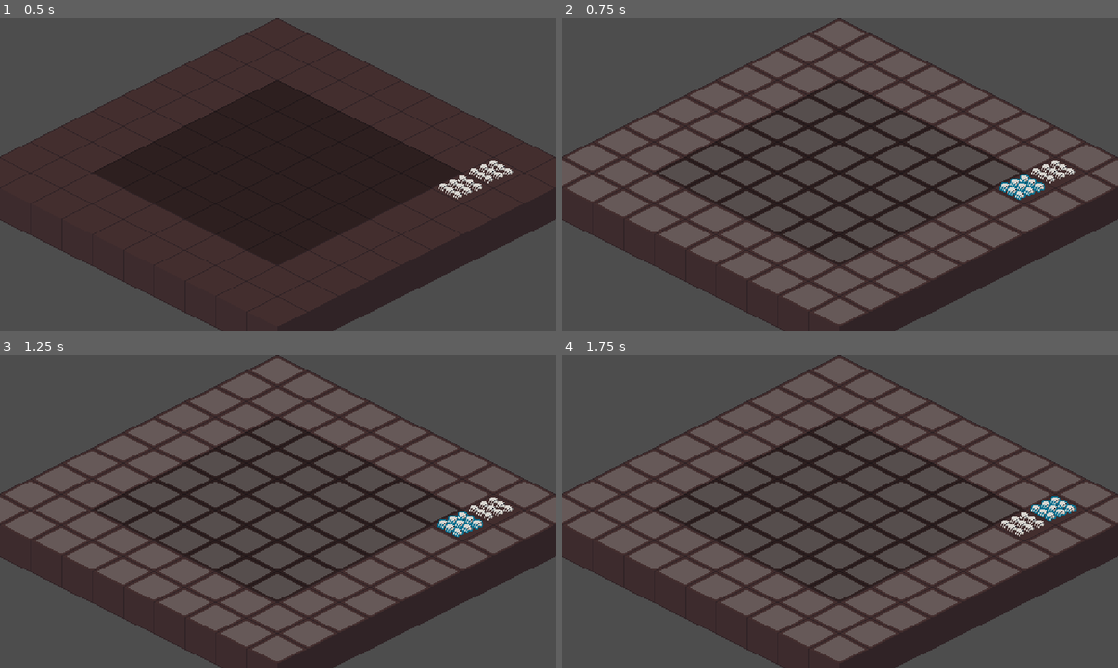
Above: before the commit, frames 1-4 (two rows, left to right).
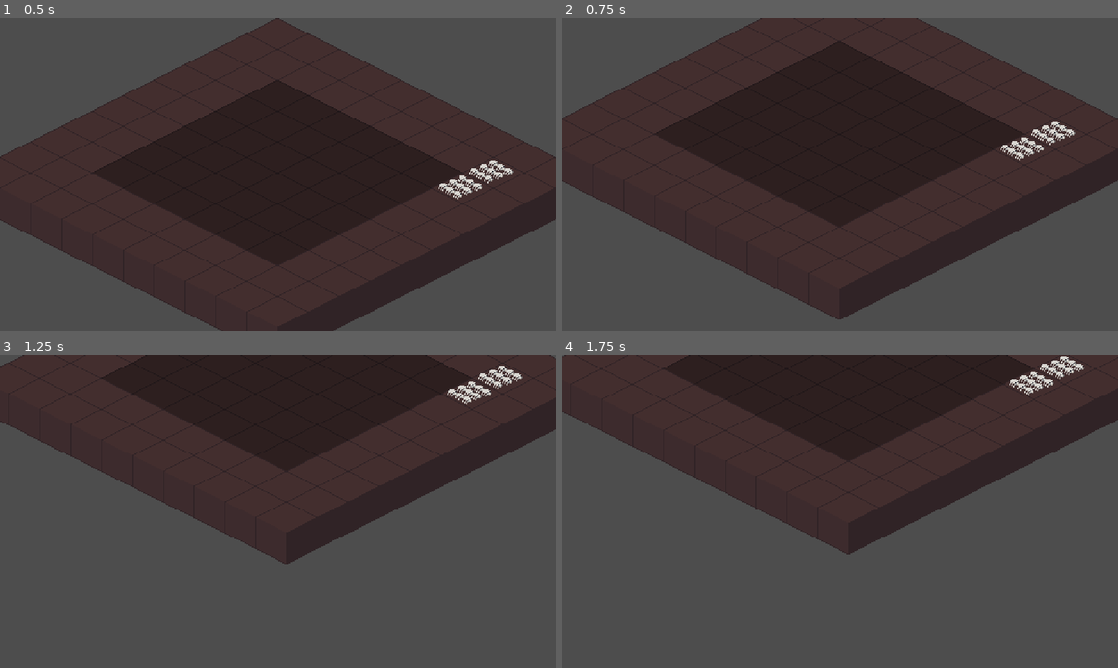
Above: after the commit, the same moments.

Repository: LogCheung/Critterking
Game: Godot game, scene res://World/Scenes/world.tscn
The game is run twice, just before and just after one commit, with the same random seed, the same clock (stepped at 60 frames per second) and the same inputs.
Inputs (mouse positions are in pixels of both pictures, inside the frame that each line leads up to):
- Up to frame 1 (0.5 s): no input
- Up to frame 2 (0.75 s): tap Enter at 0.5 s; move the mouse to (1023, 187) at 0.52 s; hold S (camera_move_down, bound only after the commit) from 0.53 s (still down); click (1023, 187) at 0.67 s
- Up to frame 3 (1.25 s): keep holding S (camera_move_down, bound only after the commit); tap A (camera_move_left, bound only after the commit) at 0.8 s
- Up to frame 4 (1.75 s): move the mouse to (1056, 508) at 1.27 s; release S (camera_move_down, bound only after the commit) at 1.28 s; tap A (camera_move_left, bound only after the commit) at 1.35 s; click (1056, 508) at 1.42 s; tap D (camera_move_right, bound only after the commit) at 1.55 s

Frame 1 is identical in both runs. In frame 2, 60% of the frame differs, in the area x 0-100%, y 0-100%; in frame 3, 71%; in frame 4, 70%.

Commit message:
Camera

Diff:
--- /dev/null
+++ b/minibadkings/World/Scenes/camera_2d.gd
@@ -0,0 +1,38 @@
+extends Camera2D
+
+@export var move_speed: float = 200.0
+@export var zoom_speed: float = 0.125
+@export var min_zoom: float = 1
+@export var max_zoom: float = 3
+@export var boost_speed: float = 2.0
+
+func _process(delta):
+	var velocity = Vector2.ZERO
+	var base_speed = move_speed
+
+	if Input.is_action_pressed("speedup_camera"):
+		base_speed *= boost_speed
+
+	if Input.is_action_pressed("camera_move_up"):
+		velocity.y -= 1
+	if Input.is_action_pressed("camera_move_down"):
+		velocity.y += 1
+	if Input.is_action_pressed("camera_move_left"):
+		velocity.x -= 1
+	if Input.is_action_pressed("camera_move_right"):
+		velocity.x += 1
+
+	if velocity.length() > 0:
+		velocity = velocity.normalized() * base_speed
+
+	position += velocity * delta
+
+		# Handle Zoom
+	if Input.is_action_just_pressed("camera_zoom_in"):
+		zoom -= Vector2(zoom_speed, zoom_speed)
+	if Input.is_action_just_pressed("camera_zoom_out"):
+		zoom += Vector2(zoom_speed, zoom_speed)
+
+	# Clamp the zoom to the defined limits
+	zoom.x = clamp(zoom.x, min_zoom, max_zoom)
+	zoom.y = clamp(zoom.y, min_zoom, max_zoom)
--- a/minibadkings/World/Scenes/world.tscn
+++ b/minibadkings/World/Scenes/world.tscn
@@ -1,7 +1,8 @@
-[gd_scene load_steps=3 format=3 uid="uid://bxqxjbkdfqn0q"]
+[gd_scene load_steps=4 format=3 uid="uid://bxqxjbkdfqn0q"]
 
 [ext_resource type="PackedScene" uid="uid://y0ju1mi4ih78" path="res://TileMap/Scenes/tile_world.tscn" id="1_jamle"]
 [ext_resource type="PackedScene" uid="uid://bytyqloqmpx5r" path="res://Units/Scenes/unit_group.tscn" id="2_p7567"]
+[ext_resource type="Script" uid="uid://bjiaogu16dctd" path="res://World/Scenes/camera_2d.gd" id="2_yw7h8"]
 
 [node name="World" type="Node2D"]
 
@@ -13,6 +14,7 @@
 [node name="Camera2D" type="Camera2D" parent="."]
 position = Vector2(289, 162)
 zoom = Vector2(2, 2)
+script = ExtResource("2_yw7h8")
 
 [node name="UnitGroupsNode" type="Node" parent="." groups=["GROUPSNODE"]]
 
--- a/minibadkings/project.godot
+++ b/minibadkings/project.godot
@@ -36,6 +36,45 @@
 "events": [Object(InputEventMouseButton,"resource_local_to_scene":false,"resource_name":"","device":-1,"window_id":0,"a …(256 unchanged characters)…
 ]
 }
+camera_move_up={
+"deadzone": 0.2,
+"events": [Object(InputEventKey,"resource_local_to_scene":false,"resource_name":"","device":-1,"window_id":0,"alt_pressed":false,"shift_pressed":false,"ctrl_pressed":false,"meta_pressed":false,"pressed":false,"keycode":0,"physical_keycode":87,"key_label":0,"unicode":119,"location":0,"echo":false,"script":null)
+, Object(InputEventKey,"resource_local_to_scene":false,"resource_name":"","device":-1,"window_id":0,"alt_pressed":false,"shift_pressed":false,"ctrl_pressed":false,"meta_pressed":false,"pressed":false,"keycode":0,"physical_keycode":4194320,"key_label":0,"unicode":0,"location":0,"echo":false,"script":null)
+]
+}
+camera_move_down={
+"deadzone": 0.2,
+"events": [Object(InputEventKey,"resource_local_to_scene":false,"resource_name":"","device":-1,"window_id":0,"alt_pressed":false,"shift_pressed":false,"ctrl_pressed":false,"meta_pressed":false,"pressed":false,"keycode":0,"physical_keycode":83,"key_label":0,"unicode":115,"location":0,"echo":false,"script":null)
+, Object(InputEventKey,"resource_local_to_scene":false,"resource_name":"","device":-1,"window_id":0,"alt_pressed":false,"shift_pressed":false,"ctrl_pressed":false,"meta_pressed":false,"pressed":false,"keycode":0,"physical_keycode":4194322,"key_label":0,"unicode":0,"location":0,"echo":false,"script":null)
+]
+}
+camera_move_left={
+"deadzone": 0.2,
+"events": [Object(InputEventKey,"resource_local_to_scene":false,"resource_name":"","device":-1,"window_id":0,"alt_pressed":false,"shift_pressed":false,"ctrl_pressed":false,"meta_pressed":false,"pressed":false,"keycode":0,"physical_keycode":65,"key_label":0,"unicode":97,"location":0,"echo":false,"script":null)
+, Object(InputEventKey,"resource_local_to_scene":false,"resource_name":"","device":-1,"window_id":0,"alt_pressed":false,"shift_pressed":false,"ctrl_pressed":false,"meta_pressed":false,"pressed":false,"keycode":0,"physical_keycode":4194319,"key_label":0,"unicode":0,"location":0,"echo":false,"script":null)
+]
+}
+camera_move_right={
+"deadzone": 0.2,
+"events": [Object(InputEventKey,"resource_local_to_scene":false,"resource_name":"","device":-1,"window_id":0,"alt_pressed":false,"shift_pressed":false,"ctrl_pressed":false,"meta_pressed":false,"pressed":false,"keycode":0,"physical_keycode":68,"key_label":0,"unicode":100,"location":0,"echo":false,"script":null)
+, Object(InputEventKey,"resource_local_to_scene":false,"resource_name":"","device":-1,"window_id":0,"alt_pressed":false,"shift_pressed":false,"ctrl_pressed":false,"meta_pressed":false,"pressed":false,"keycode":0,"physical_keycode":4194321,"key_label":0,"unicode":0,"location":0,"echo":false,"script":null)
+]
+}
+speedup_camera={
+"deadzone": 0.2,
+"events": [Object(InputEventKey,"resource_local_to_scene":false,"resource_name":"","device":-1,"window_id":0,"alt_pressed":false,"shift_pressed":false,"ctrl_pressed":false,"meta_pressed":false,"pressed":false,"keycode":0,"physical_keycode":4194325,"key_label":0,"unicode":0,"location":0,"echo":false,"script":null)
+]
+}
+camera_zoom_in={
+"deadzone": 0.2,
+"events": [Object(InputEventMouseButton,"resource_local_to_scene":false,"resource_name":"","device":-1,"window_id":0,"alt_pressed":false,"shift_pressed":false,"ctrl_pressed":false,"meta_pressed":false,"button_mask":8,"position":Vector2(184, 19),"global_position":Vector2(193, 67),"factor":1.0,"button_index":4,"canceled":false,"pressed":true,"double_click":false,"script":null)
+]
+}
+camera_zoom_out={
+"deadzone": 0.2,
+"events": [Object(InputEventMouseButton,"resource_local_to_scene":false,"resource_name":"","device":-1,"window_id":0,"alt_pressed":false,"shift_pressed":false,"ctrl_pressed":false,"meta_pressed":false,"button_mask":16,"position":Vector2(168, 4),"global_position":Vector2(177, 52),"factor":1.0,"button_index":5,"canceled":false,"pressed":true,"double_click":false,"script":null)
+]
+}
 
 [rendering]
 
Not shown, added: minibadkings/World/Scenes/camera_2d.gd.uid
